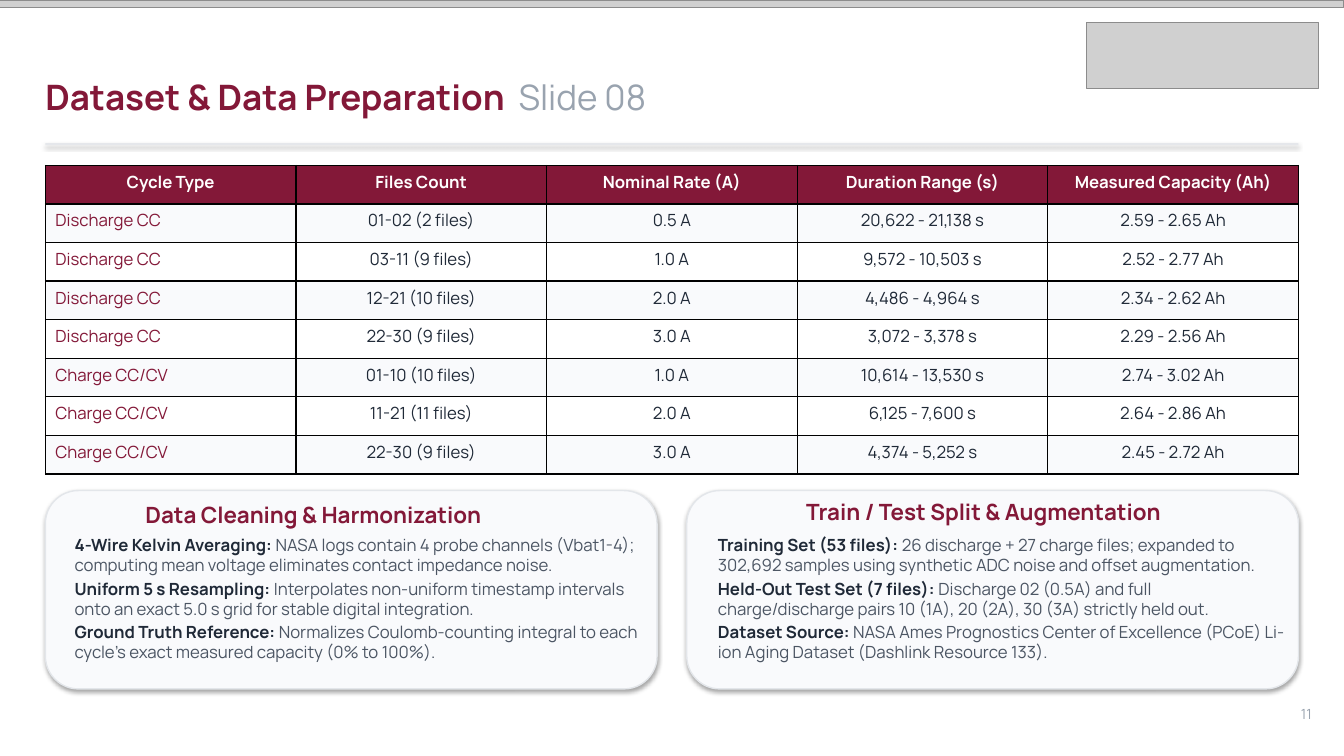
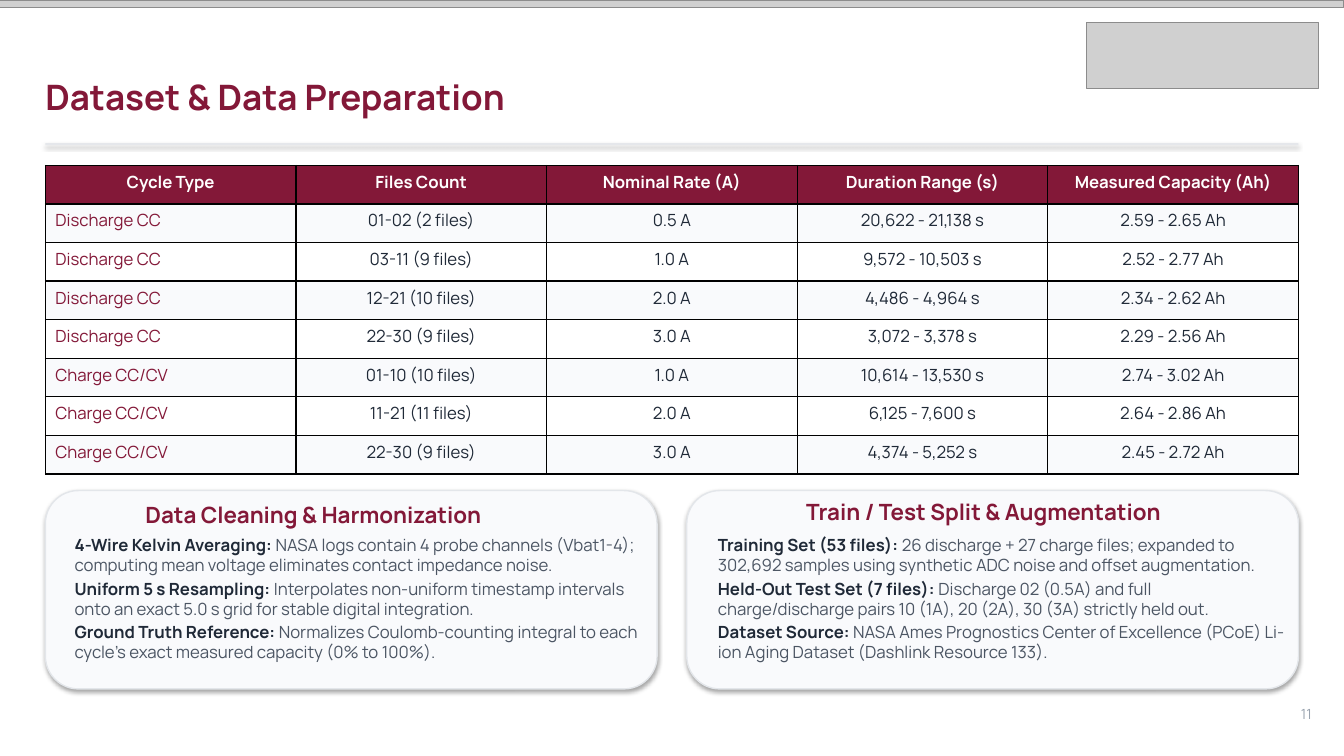
Before and after one commit to Imagiyy/Digital-Twin--ML-Based-Battery-SOC-Estimation, a slide deck: slide 11 of Amrita_SOC_Digital_Twin_Presentation_Final.pptx. Drawn at 1344x756 pixels with LibreOffice and Linux fonts; fonts in the diff are those of the drawing; grey boxes stand for pictures. Boxes give left, top, right and bottom in pixels: in the first picture for what was removed or moved away, otherwise in the second. Text is boxed around its words. In the diff, an @@ line names an element or a change of style, - is before the commit and + after.

```diff
--- a/Amrita_SOC_Digital_Twin_Presentation_Final.pptx
+++ b/Amrita_SOC_Digital_Twin_Presentation_Final.pptx
@@ text at [45,84,505,119]: text changed @@
-Dataset & Data Preparation Slide 08
+Dataset & Data Preparation
```
Also in this commit, not shown: 19 other slides changed, 3 other files.
